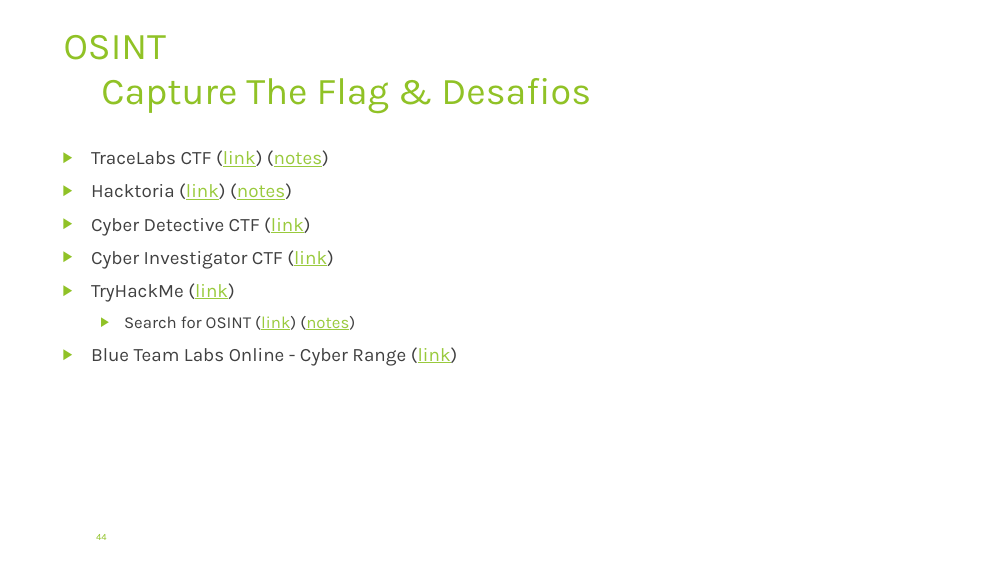
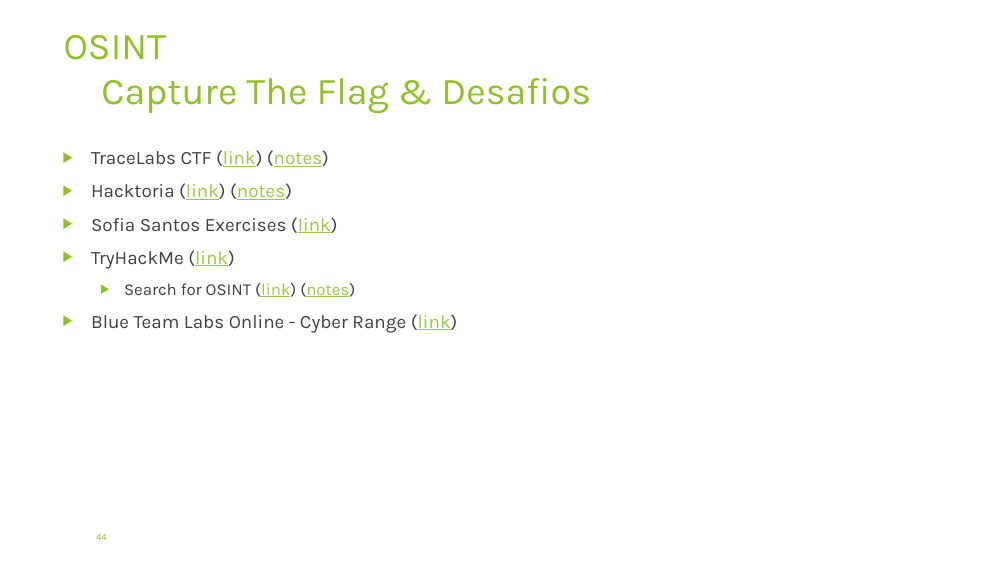
Before and after one commit to pedroaovieira/osint, a slide deck: slide 44 of presentation/RootedCON/OSINT_RootedCON_pt_Portugal_Edition.pptx. Drawn at 1008x567 pixels with LibreOffice and Linux fonts; fonts in the diff are those of the drawing; background and template pictures are left out. Boxes give left, top, right and bottom in pixels: in the first picture for what was removed or moved away, otherwise in the second. Text is boxed around its words. In the diff, an @@ line names an element or a change of style, - is before the commit and + after.

```diff
--- a/presentation/RootedCON/OSINT_RootedCON_pt_Portugal_Edition.pptx
+++ b/presentation/RootedCON/OSINT_RootedCON_pt_Portugal_Edition.pptx
@@ text at <box>91,217,338,233</box>: text changed @@
-▶ Cyber Detective CTF (link)
-▶ Cyber Investigator CTF (link)
+▶ Sofia Santos Exercises (link)
```
Also in this commit, not shown: 8 other slides changed, 3 other files.
